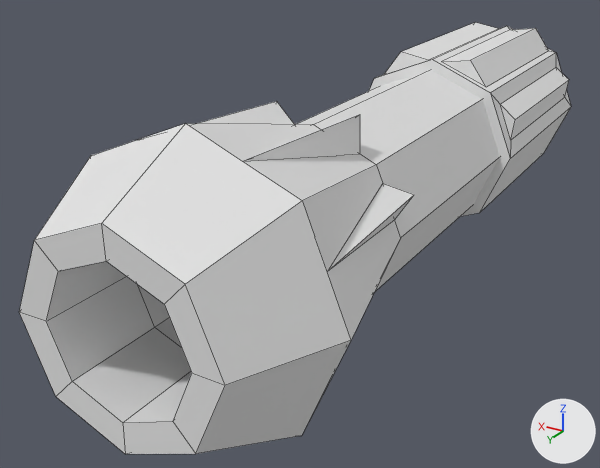
The Blender file minecart/Cannon.blend as it was, and as the next commit left it.
Both versions are drawn from a camera (50 mm lens) standing at (-4.03, 9.97, 4.28) and looking at (0.69, 2.11, 0.35). Lighting does not change. The marker at lower right points along +X, +Y and +Z. The older version comes first. Mesh edges are drawn as thin lines.

Before the edit, the objects in view are built like this:
```python
me_cylinder = bpy.data.meshes.new('Cylinder')
me_cylinder.from_pydata(...)  # 78 vertices, 69 faces; spans x -1.5..1.5, y -1.5..1.5, z -2.99..6.0
# before: 24 (0.52, 0.5, 5.99) at pixel (72, 381), 25 (0.0, 0.71, 5.99) at pixel (122, 422), 26 (0.73, 0.0, 5.99) at pixel (46, 321), 27 (0.52, -0.5, 5.99) at pixel (58, 271), 28 (0.0, -0.71, 5.99) at pixel (106, 261)
# before: 29 (-0.52, -0.5, 5.99) at pixel (164, 304), 30 (-0.73, 0.0, 5.99) at pixel (191, 372), 31 (-0.52, 0.5, 5.99) at pixel (172, 421)
me_cylinder_001 = bpy.data.meshes.new('Cylinder.001')
me_cylinder_001.from_pydata(...)  # 34 vertices, 27 faces; spans x -1.13..1.13, y -1.17..1.13, z -1.5..1.5
ob_cylinder = bpy.data.objects.new('Cylinder', me_cylinder)
ob_cylinder.location = (0.0, 0.0, 1.01)
ob_cylinder.rotation_euler = (-1.571, 0.0, 0.0)  # degrees (-90, 0, 0)
ob_cylinder_001 = bpy.data.objects.new('Cylinder.001', me_cylinder_001)
ob_cylinder_001.location = (0.0, -1.5, 1.01)
ob_cylinder_001.rotation_euler = (-1.572, 0.0, 0.0)  # degrees (-90, 0, 0)
```
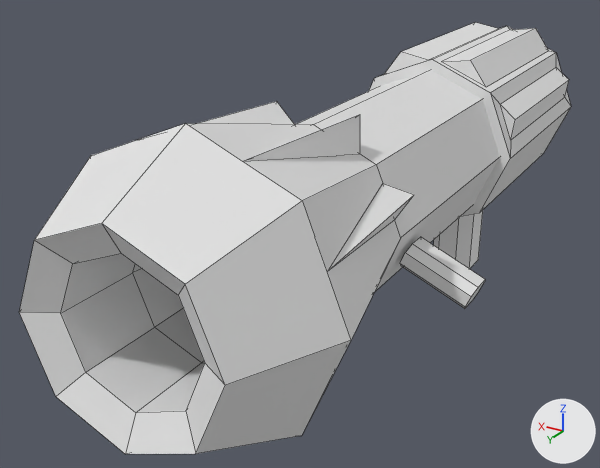
The newer file is also turned or shifted as a whole; pictures and numbers use the older file's frame.

Location of each change, [x1, y1, x2, y2] in pixels of the pictures (600 x 468 px; the box of a moved part takes in the faces that stretch with it):
'Cube.001', added: after [400, 237, 485, 308]
'Cube', added: after [434, 210, 483, 269]
part 1 of me_cylinder, moved or reshaped: [19, 223, 225, 454] in both

What changed in the scene script:
```text
Change me_cylinder:
    where me_cylinder.from_pydata(...)  # 78 vertices, 69 faces; spans x -1.5..1.5, y -1.5..1.5, z -2.99..6.0
    used by ob_cylinder; location = (0.0, 0.0, 1.01); rotation_euler = (-1.571, 0.0, 0.0), in degrees (-90, 0, 0)
    me_cylinder part 1
    add for i in [*range(24, 32)]: me_cylinder.vertices[i].co += Vector((0.0, 0.0, -0.16))
Add me_cube_001:
    me_cube_001.from_pydata([(-0.38, -0.26, -1.0), (-0.38, 0.26, 1.0), (-0.38, 0.26, -1.0), (-0.38, -0.26, 1.0), (0.18, -0.5, -1.0), (-0.18, -0.5, 1.0), (-0.18, -0.5, -1.0), (0.18, -0.5, 1.0), (0.18, 0.5, 1.0), (-0.18, 0.5, -1.0), (0.37, 0.26, -1.0), (0.37, -0.26, 1.0), (0.37, -0.26, -1.0), (0.37, 0.26, 1.0), (0.18, 0.5, -1.0), (-0.18, 0.5, 1.0)], [], [(1, 15, 9, 2), (7, 4, 12, 11), (4, 7, 5, 6), (3, 5, 7, 11, 13, 8, 15, 1), (6, 0, 2, 9, 14, 10, 12, 4), (10, 13, 11, 12), (0, 3, 1, 2), (9, 15, 8, 14), (13, 10, 14, 8), (3, 0, 6, 5)])
Add ob_cube_001:
    ob_cube_001 = bpy.data.objects.new('Cube.001', me_cube_001)
    ob_cube_001.location = (-1.27, 2.49, 0.49)
    ob_cube_001.rotation_euler = (0.0, 1.171, 0.0)  # degrees (0, 67, 0)
    ob_cube_001.scale = (0.401, 0.401, 0.401)
Add ob_cube:
    ob_cube = bpy.data.objects.new('Cube', me_cube_001.copy())
    ob_cube.location = (0.0, -1.5, -0.47)
    ob_cube.scale = (0.801, 0.801, 0.801)
```
